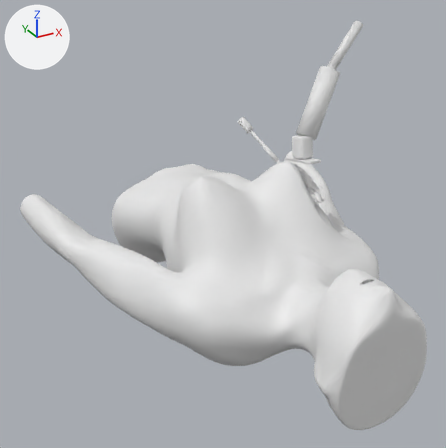
One commit to the glTF model model/breast_scene.glb: the scene before it, then after it.
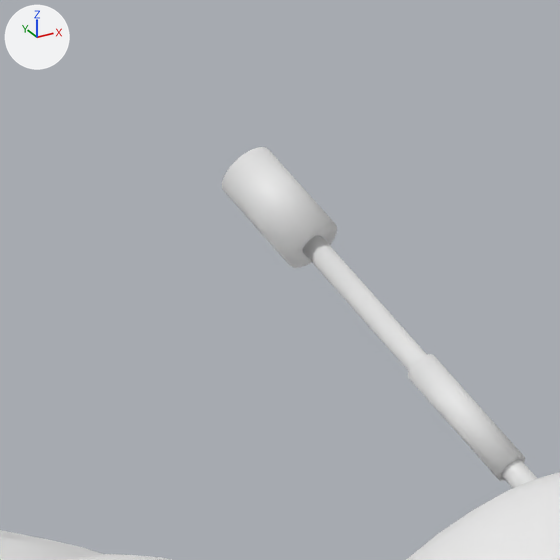
Old and new are each drawn whole from a 50 mm lens placed at (-0.362, -0.574, 0.338), pointed at (-0.042, 0.008, 0.047) and again close up on the part from 47% to 64% of the width and 22% to 39% of the height. Arrows for +X, +Y and +Z are at upper left; the lights stay in place. The older version's two pictures come first. Where no turn or scale is listed for an object, it has been applied to the vertices. Vertices at exactly the same position are counted once.

In view in the first close-up: 'body__body', 'needle__guide', 'needle__hub', 'needle__shaft'.
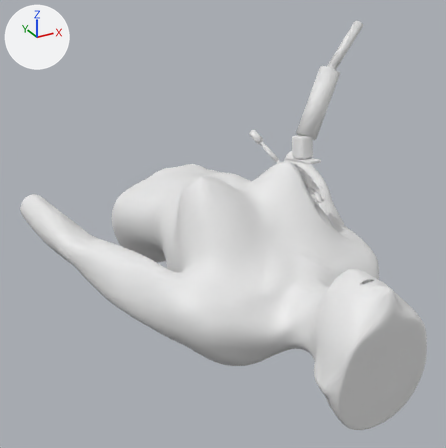
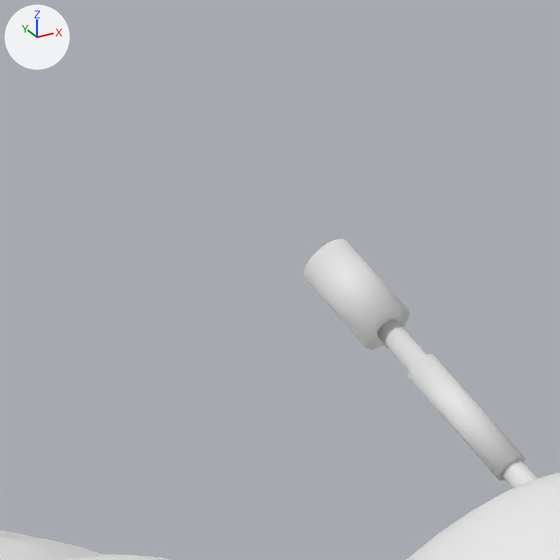
Commit message: Needle enters from below and stays short of crossing the breast

Changed parts and their boxes [x1, y1, x2, y2] in the close-ups (560 x 560 px):
'needle__hub', moved, rescaled (9% narrower, 9% shorter)
    before: [222, 147, 337, 268]
    after: [304, 239, 409, 349]
'needle__shaft', reshaped, moved
    before: [303, 235, 537, 488]
    after: [377, 319, 537, 488]

Edits to the bpy script that builds the scene:
```text
Change me_cylinder:
    used by ob_needle__shaft; location = (0.0662, 0.0513, 0.0908)
    remove me_cylinder.from_pydata(...)  # 48 vertices, 92 faces; spans x -0.0156..0.0156, y -0.0551..0.0551, z -0.0355..0.0355
    add me_cylinder.from_pydata(...)  # 48 vertices, 92 faces; spans x -0.012..0.012, y -0.0406..0.0406, z -0.0265..0.0265
    me_cylinder part 1: the whole mesh is multiplied about its middle by the matrix ((0.988, 0.046, 0.029), (0.046, 0.815, -0.116), (0.029, -0.116, 0.928))
Change me_cylinder_002:
    used by ob_needle__hub; location = (0.0506, 0.1135, 0.1296)
    remove me_cylinder_002.from_pydata(...)  # 40 vertices, 76 faces; spans x -0.0074..0.0074, y -0.0113..0.0113, z -0.0099..0.0099
    add me_cylinder_002.from_pydata(...)  # 40 vertices, 76 faces; spans x -0.0067..0.0067, y -0.0102..0.0102, z -0.0089..0.0089
    me_cylinder_002 part 2: the whole mesh is scaled about its middle by (0.907, 0.901, 0.903)
Change ob_needle__shaft:
    ob_needle__shaft.location: (0.0662, 0.0513, 0.0908) -> (0.0671, 0.0476, 0.0885)
Change ob_needle__hub:
    ob_needle__hub.location: (0.0506, 0.1135, 0.1296) -> (0.0554, 0.0944, 0.1177)
```
